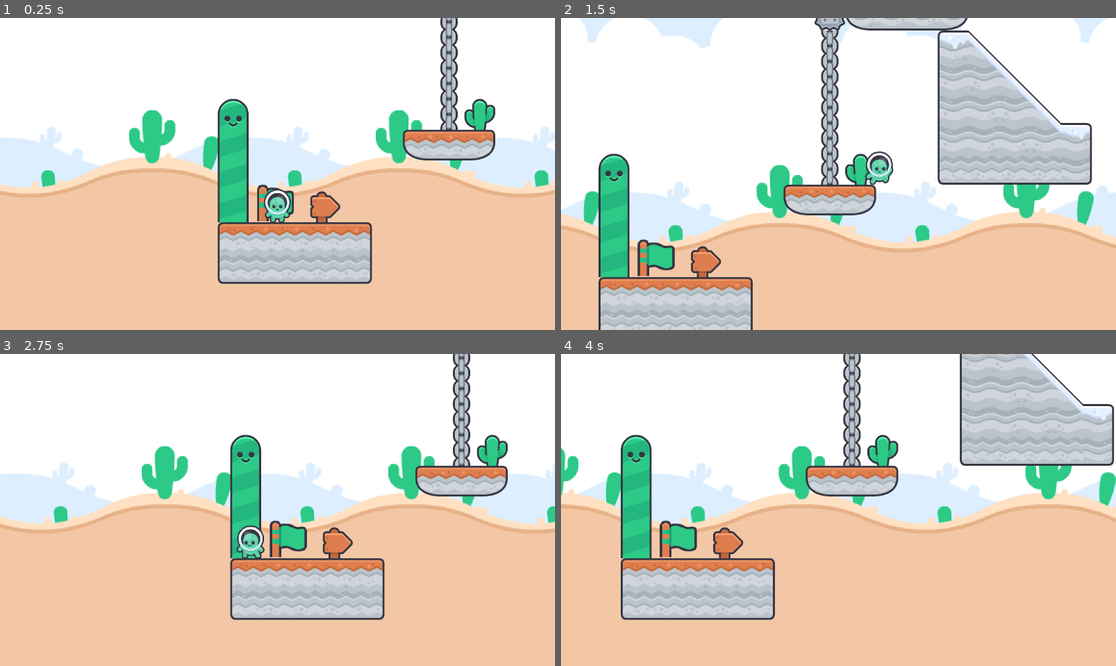
Above: before the commit, frames 1-4 (two rows, left to right).
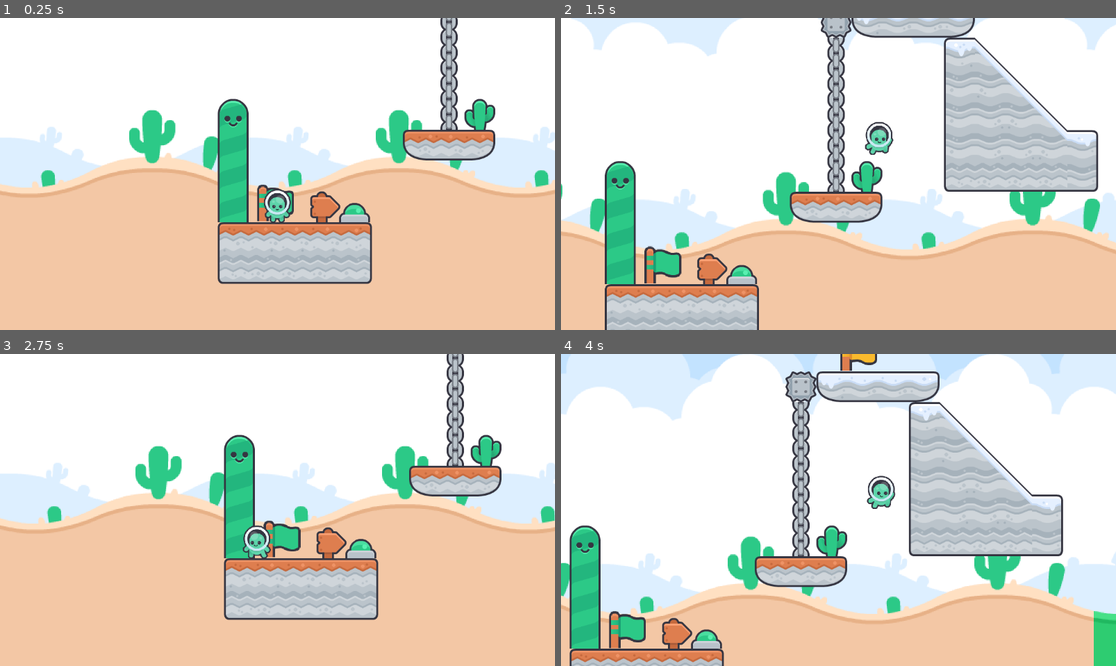
Above: after the commit, the same moments.

Repository: Aximem/platform-2d
Game: Godot game, scene res://scenes/main.tscn
The game is run twice, just before and just after one commit, with the same random seed, the same clock (stepped at 60 frames per second) and the same inputs.
Inputs:
- Up to frame 1 (0.25 s): no input
- Up to frame 2 (1.5 s): hold W (climb) 0.53-1.28 s; hold Right (move_right) from 0.53 s (still down); tap Space (jump) at 0.77 s; tap W (climb) at 1.35 s
- Up to frame 3 (2.75 s): tap Space (jump) at 1.52 s; release Right (move_right) at 2.03 s; hold Left (move_left) from 2.03 s (still down); hold W (climb) from 2.03 s (still down)
- Up to frame 4 (4 s): release Left (move_left) at 2.78 s; release W (climb) at 2.78 s; hold Right (move_right) from 2.78 s (still down); tap W (climb) at 2.85 s; tap Space (jump) at 3.02, 3.77 s; hold W (climb) from 3.53 s (still down)

The runs differ from the first frame. In frame 1, 0.3% of the frame differs, in the area x 61-67%, y 59-66%; in frame 2, 22%; in frame 3, 9.2%; in frame 4, 70%, in the area x 0-100%, y 0-100%.

Commit message:
Add switch OK

Diff:
--- a/scenes/checkpoint.tscn
+++ b/scenes/checkpoint.tscn
@@ -1,7 +1,7 @@
 [gd_scene load_steps=5 format=3 uid="uid://cplayv3eqd243"]
 
 [ext_resource type="Script" uid="uid://s3xbgfybog2c" path="res://scripts/checkpoint.gd" id="1_ywqth"]
-[ext_resource type="Texture2D" uid="uid://bvxc04yxm33su" path="res://assets/flag_yellow_b.png" id="1_yyywg"]
+[ext_resource type="Texture2D" uid="uid://bvxc04yxm33su" path="res://assets/checkpoint/flag_yellow_b.png" id="1_yyywg"]
 
 [sub_resource type="RectangleShape2D" id="RectangleShape2D_yyywg"]
 size = Vector2(64, 64)
--- a/scenes/falling_platform.tscn
+++ b/scenes/falling_platform.tscn
@@ -1,7 +1,7 @@
 [gd_scene load_steps=5 format=3 uid="uid://bsmtfqe4khytp"]
 
 [ext_resource type="Script" uid="uid://bbtlbk38ng7j4" path="res://scripts/falling_platform.gd" id="1_4u4ee"]
-[ext_resource type="Texture2D" uid="uid://b5h08fq8aa4xl" path="res://assets/block_rest.png" id="1_l3rcd"]
+[ext_resource type="Texture2D" uid="uid://b5h08fq8aa4xl" path="res://assets/falling_block/block_rest.png" id="1_l3rcd"]
 
 [sub_resource type="RectangleShape2D" id="RectangleShape2D_egpwq"]
 size = Vector2(64, 64)
--- a/scenes/main.tscn
+++ b/scenes/main.tscn
@@ -8,6 +8,7 @@
 [ext_resource type="FontFile" uid="uid://c625rmrxp6huy" path="res://fonts/Blazma-Regular.ttf" id="5_tbgi4"]
 [ext_resource type="PackedScene" uid="uid://cplayv3eqd243" path="res://scenes/checkpoint.tscn" id="6_tefeu"]
 [ext_resource type="PackedScene" uid="uid://bsmtfqe4khytp" path="res://scenes/falling_platform.tscn" id="8_tipki"]
+[ext_resource type="PackedScene" uid="uid://b7ltw5qwmv0xl" path="res://scenes/switch.tscn" id="9_85g3d"]
 
 [sub_resource type="TileSetAtlasSource" id="TileSetAtlasSource_tbgi4"]
 texture = ExtResource("2_jyhfs")
@@ -1487,3 +1488,10 @@
 z_index = 1
 position = Vector2(1038, 434)
 scale = Vector2(0.25, 0.25)
+
+[node name="Switchs" type="Node" parent="."]
+
+[node name="Switch" parent="Switchs" instance=ExtResource("9_85g3d")]
+position = Vector2(439, 477)
+scale = Vector2(0.25, 0.25)
+color = 1
--- /dev/null
+++ b/scenes/switch.tscn
@@ -0,0 +1,28 @@
+[gd_scene load_steps=5 format=3 uid="uid://b7ltw5qwmv0xl"]
+
+[ext_resource type="Texture2D" uid="uid://23sv57g5ykml" path="res://assets/switch/switch_blue.png" id="1_1i7pn"]
+[ext_resource type="Script" uid="uid://wkfy3xfmva5f" path="res://scripts/switch.gd" id="1_e08h5"]
+
+[sub_resource type="RectangleShape2D" id="RectangleShape2D_e08h5"]
+size = Vector2(46, 41)
+
+[sub_resource type="RectangleShape2D" id="RectangleShape2D_1i7pn"]
+size = Vector2(64, 28)
+
+[node name="Switch" type="Area2D"]
+script = ExtResource("1_e08h5")
+
+[node name="Sprite2D" type="Sprite2D" parent="."]
+texture = ExtResource("1_1i7pn")
+
+[node name="CollisionShape2D" type="CollisionShape2D" parent="."]
+position = Vector2(0, 11.5)
+shape = SubResource("RectangleShape2D_e08h5")
+
+[node name="StaticBody2D" type="StaticBody2D" parent="."]
+
+[node name="CollisionShape2D" type="CollisionShape2D" parent="StaticBody2D"]
+position = Vector2(0, 18)
+shape = SubResource("RectangleShape2D_1i7pn")
+
+[connection signal="body_entered" from="." to="." method="_on_body_entered"]
--- a/scripts/checkpoint.gd
+++ b/scripts/checkpoint.gd
@@ -5,7 +5,7 @@
 @export var checkpoint_id: int = 0
 
 func _on_body_entered(_body: Node2D) -> void:
-	sprite_2d.texture = load("res://assets/flag_green_b.png")
+	sprite_2d.texture = load("res://assets/checkpoint/flag_green_b.png")
 	if not checkpoint_id == 0:
 		cpu_particles_2d.emitting = true
 
--- a/scripts/falling_platform.gd
+++ b/scripts/falling_platform.gd
@@ -29,18 +29,18 @@
 
 	# Redisplay block with
 	global_position = initial_position
-	block.texture = load("res://assets/block_rest.png")
+	block.texture = load("res://assets/falling_block/block_rest.png")
 
 	# Réaffiche le bloc
 	visible = true
 
 func _on_area_2d_body_entered(body: Node2D) -> void:
 	if body.name == "Player":
-		block.texture = load("res://assets/block_idle.png")
+		block.texture = load("res://assets/falling_block/block_idle.png")
 		timer.start()
 
 func _on_timer_timeout() -> void:
-	block.texture = load("res://assets/block_fall.png")
+	block.texture = load("res://assets/falling_block/block_fall.png")
 	is_falling = true
 	fall_velocity = Vector2.ZERO
 	timer.stop()
--- /dev/null
+++ b/scripts/switch.gd
@@ -0,0 +1,32 @@
+extends Area2D
+
+enum SwitchColor {
+	Blue,
+	Green,
+	Red,
+	Yellow
+}
+
+@export var color: SwitchColor = SwitchColor.Blue
+
+@onready var sprite_2d: Sprite2D = $Sprite2D
+
+func _get_color_text() -> String:
+	var color_text: String = "blue"
+
+	match color:
+		SwitchColor.Green:
+			color_text = "green"
+		SwitchColor.Red:
+			color_text = "red"
+		SwitchColor.Yellow:
+			color_text = "yellow"
+
+	return color_text
+
+func _ready() -> void:
+	sprite_2d.texture = load("res://assets/switch/switch_" + _get_color_text() + ".png")
+
+func _on_body_entered(body: Node2D) -> void:
+	if body.name == "Player":
+		sprite_2d.texture = load("res://assets/switch/switch_" + _get_color_text() + "_pressed.png")
Renamed: assets/flag_green_b.png -> assets/checkpoint/flag_green_b.png
Not shown, changed: assets/checkpoint/flag_green_b.png.import
Renamed: assets/flag_yellow_b.png -> assets/checkpoint/flag_yellow_b.png
Not shown, changed: assets/checkpoint/flag_yellow_b.png.import
Renamed: assets/block_fall.png -> assets/falling_block/block_fall.png
Not shown, added: assets/falling_block/block_fall.png.import
Renamed: assets/block_idle.png -> assets/falling_block/block_idle.png
Not shown, added: assets/falling_block/block_idle.png.import
Renamed: assets/block_rest.png -> assets/falling_block/block_rest.png
Not shown, added: assets/falling_block/block_rest.png.import
Binary file added: assets/switch/switch_blue.png
Not shown, added: assets/switch/switch_blue.png.import
(and 16 more such lines)
